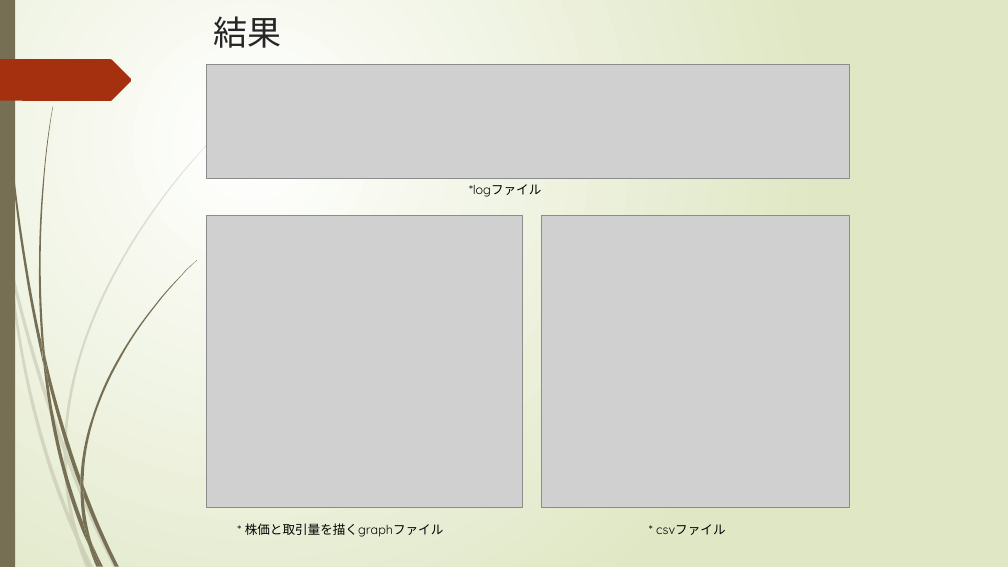
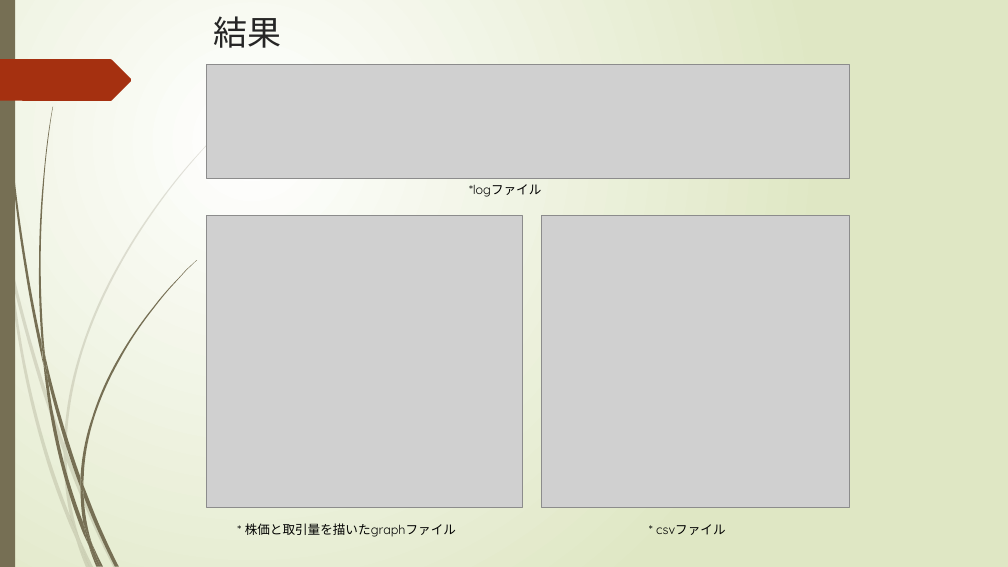
Before and after one commit to SangWooChun714/mirineglobal, a slide deck: slide 5 of crawlingコード解説.pptx. Drawn at 1008x567 pixels with LibreOffice and Linux fonts; fonts in the diff are those of the drawing; grey boxes stand for pictures. Boxes give left, top, right and bottom in pixels: in the first picture for what was removed or moved away, otherwise in the second. Text is boxed around its words. In the diff, an @@ line names an element or a change of style, - is before the commit and + after.

```diff
--- a/crawlingコード解説.pptx
+++ b/crawlingコード解説.pptx
@@ text at (245, 523, 456, 537): text changed @@
-* 株価と取引量を描くgraphファイル
+* 株価と取引量を描いたgraphファイル
```
Also in this commit, not shown: 6 other slides changed, 6 slides added, 12 other files.
